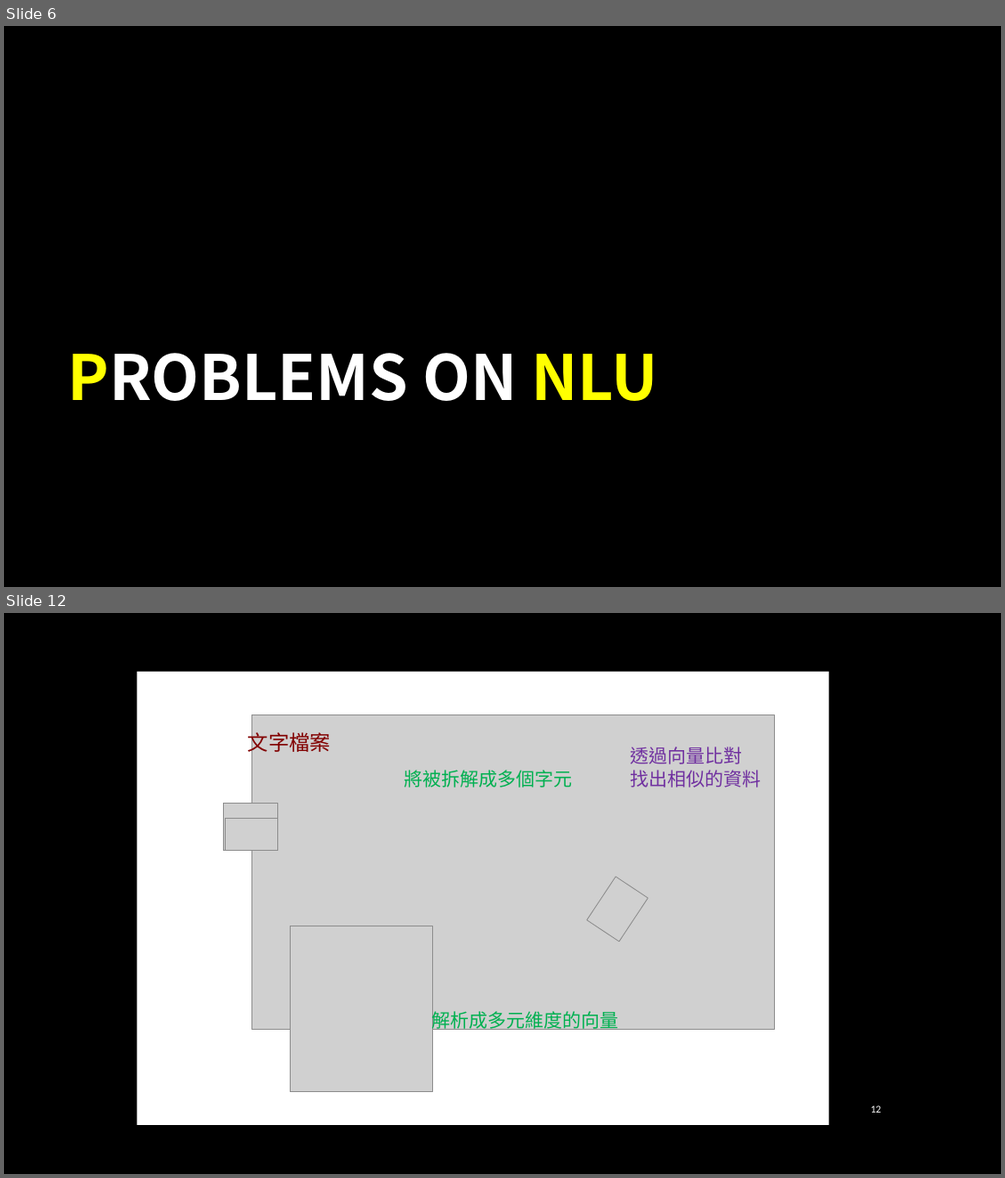
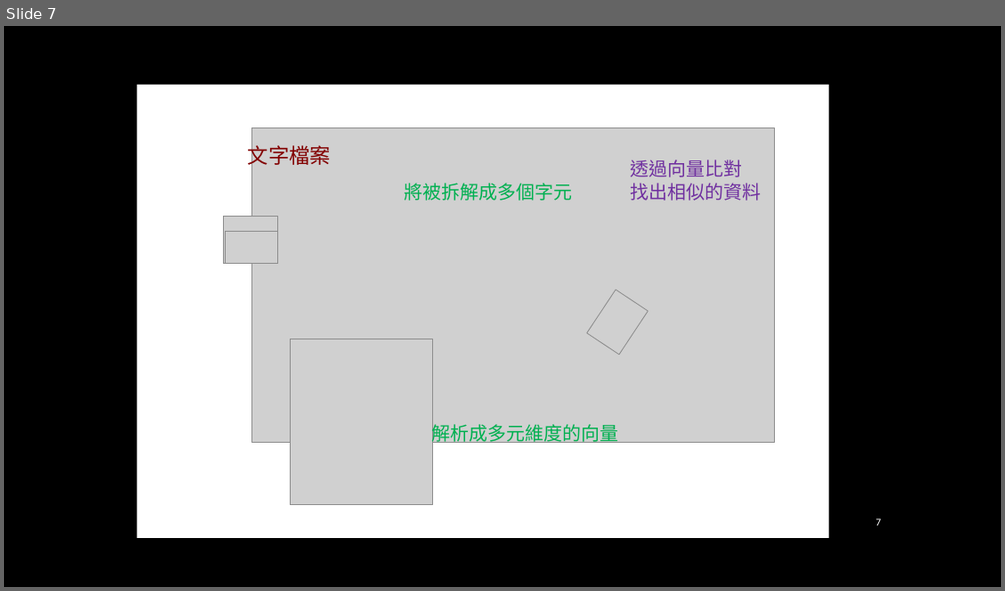
Before and after one commit to jiaweichang/biography, a slide deck: slides/Talks/Foundation of Natural Language Understanding.pptx. Shown one above the other, each under a label of ours: slides 6 and 12 before the commit, slide 7 after it; the slides between them are not shown. The pictures are 1005x1178 and 1005x591 pixels, drawn with LibreOffice and Linux fonts; fonts in the diff are those of the drawing; grey boxes stand for pictures; background and template pictures are left out. Boxes give left, top, right and bottom in pixels: in the first picture for what was removed or moved away, otherwise in the second. Text is boxed around its words. In the diff, an @@ line names an element or a change of style, - is before the commit and + after.

```diff
--- a/slides/Talks/Foundation of Natural Language Understanding.pptx
+++ b/slides/Talks/Foundation of Natural Language Understanding.pptx
@@ slide 6 removed at (4, 26, 1001, 587), background picture (left out) @@
@@ title removed at (67, 353, 658, 401) @@
-PROBLEMS ON NLU
@@ what was slide 12 is now slide 7 @@
@@ page number at (875, 518, 881, 525): text changed @@
-12
+7
```
Also in this commit, not shown: 1 slide changed, 6 slides added, 8 other slides removed, 2 other files.
